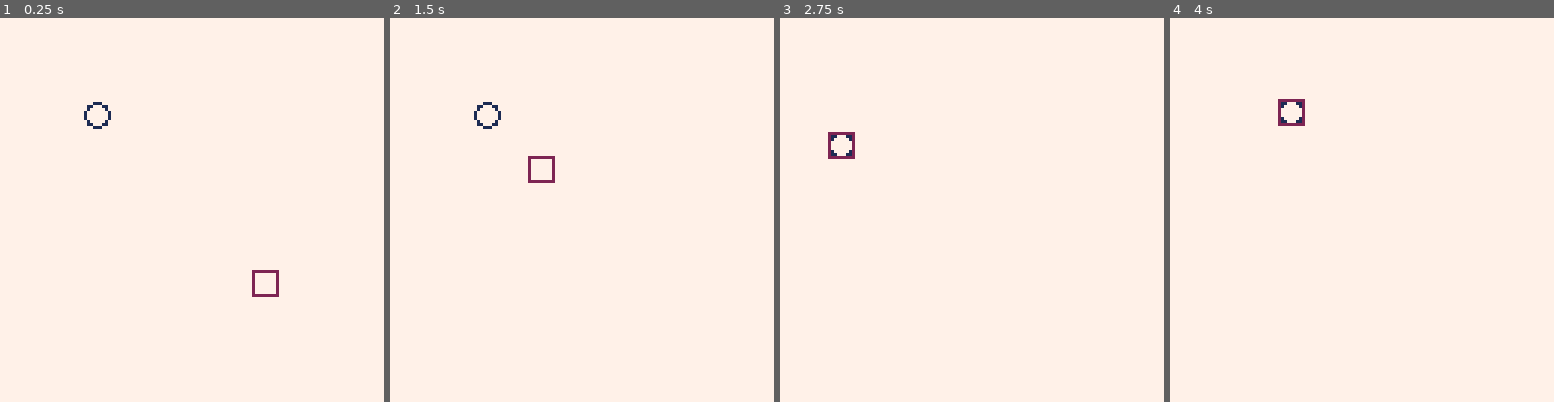
Above: before the commit, frames 1-4 (left to right).
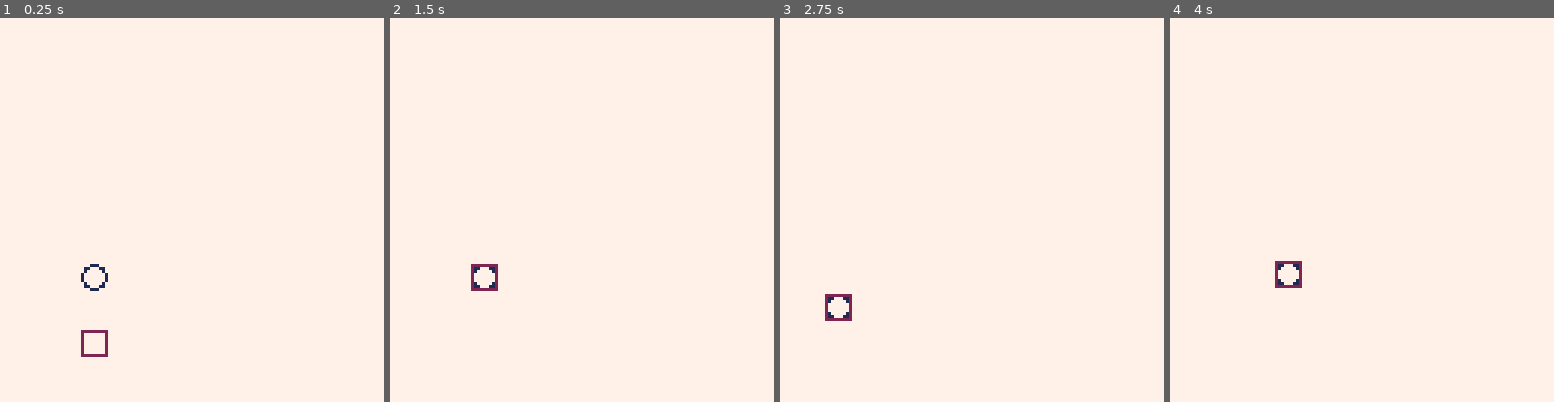
Above: after the commit, the same moments.

Repository: metageek/time-twister
Game: PICO-8 cartridge pico-8/tt.p8
The game is run twice, just before and just after one commit, with the same random seed, the same clock (stepped at 60 frames per second) and the same inputs.
Inputs:
- Up to frame 1 (0.25 s): no input
- Up to frame 2 (1.5 s): no input
- Up to frame 3 (2.75 s): hold Left 1.97-2.37 s; hold Down from 2.42 s (still down)
- Up to frame 4 (4 s): release Down at 2.82 s; hold Right 2.87-3.53 s; hold Up from 3.58 s (still down)

The runs differ from the first frame. In frame 1, 0.7% of the frame differs, in the area x 21-73%, y 21-89%; in frame 2, 0.6%; in frame 3, 0.5%; in frame 4, 0.5%.

Commit message:
Random start positions

Diff:
--- a/pico-8/tt.lua
+++ b/pico-8/tt.lua
@@ -1,7 +1,7 @@
 function mkPlayer()
    local p = {}
-   p.x = 32
-   p.y = 32
+   p.x = rndCoord()
+   p.y = rndCoord()
 
    p.dx = function ()
       if btn(1)
@@ -37,10 +37,14 @@
    return p
 end
 
+function rndCoord()
+   return flr(rnd(128))
+end
+
 function mkRobot()
    local r = {}
-   r.x = 96
-   r.y = 96
+   r.x = rndCoord()
+   r.y = rndCoord()
 
    r.dx = function()
       if player.x < r.x
